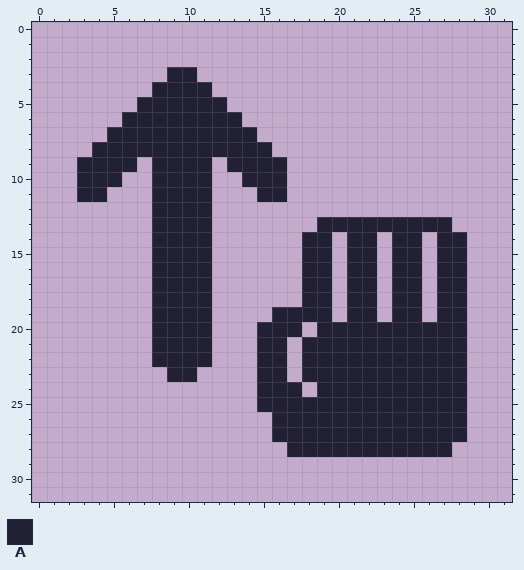
Pixel-art file: assets/scroll_up_hint.aseprite. Above is the file before it was changed.
32x32 pixels, 1 frame.
Palette (. is transparent): A #222034
Pixels before, first column x 3:
 3 ......AA..................
 4 .....AAAA.................
 5 ....AAAAAA................
 6 ...AAAAAAAA...............
 7 ..AAAAAAAAAA..............
 8 .AAAAAAAAAAAA.............
 9 AAAA.AAAA.AAAA............
10 AAA..AAAA..AAA............
11 AA...AAAA...AA............
12 .....AAAA.................
13 .....AAAA.......AAAAAAAAA.
14 .....AAAA......AA.AA.AA.AA
15 .....AAAA......AA.AA.AA.AA
16 .....AAAA......AA.AA.AA.AA
17 .....AAAA......AA.AA.AA.AA
18 .....AAAA......AA.AA.AA.AA
19 .....AAAA....AAAA.AA.AA.AA
20 .....AAAA...AAA.AAAAAAAAAA
21 .....AAAA...AA.AAAAAAAAAAA
22 .....AAAA...AA.AAAAAAAAAAA
23 ......AA....AA.AAAAAAAAAAA
24 ............AAA.AAAAAAAAAA
25 ............AAAAAAAAAAAAAA
26 .............AAAAAAAAAAAAA
27 .............AAAAAAAAAAAAA
28 ..............AAAAAAAAAAA.
After:
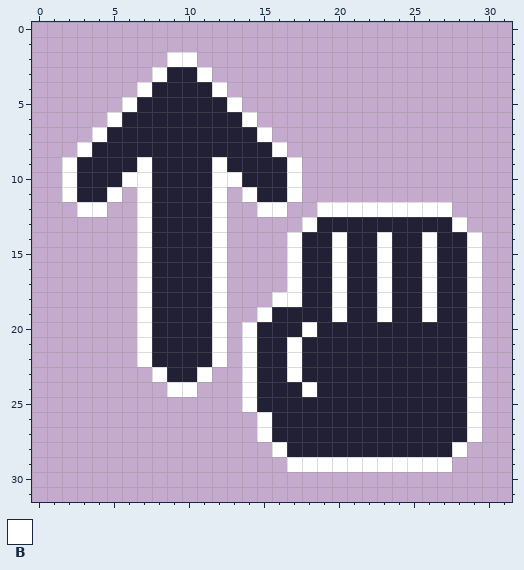
Colours new in this view: B #ffffff
The edit:
layer "Layer 1 Copy" added
layer "Layer 1 Copy Copy" added
layer "Layer 1 Copy Copy Copy" added
layer "Layer 1 Copy Copy Copy Copy" added
y 2: x 9..10 .. -> BB
y 3: x 8 . -> B; x 11 . -> B
y 4: x 7 . -> B; x 12 . -> B
y 5: x 6 . -> B; x 13 . -> B
y 6: x 5 . -> B; x 14 . -> B
y 7: x 4 . -> B; x 15 . -> B
y 8: x 3 . -> B; x 16 . -> B
y 9: x 2 . -> B; x 7 . -> B; x 12 . -> B; x 17 . -> B
y 10: x 2 . -> B; x 6..7 .. -> BB; x 12..13 .. -> BB; x 17 . -> B
y 11: x 2 . -> B; x 5 . -> B; x 7 . -> B; x 12 . -> B; x 14 . -> B; x 17 . -> B
y 12: x 3..4 .. -> BB; x 7 . -> B; x 12 . -> B; x 15..16 .. -> BB; x 19..27 ......... -> BBBBBBBBB
y 13: x 7 . -> B; x 12 . -> B; x 18 . -> B; x 28 . -> B
y 14..17: x 7 . -> B; x 12 . -> B; x 17 . -> B; x 20 . -> B; x 23 . -> B; x 26 . -> B; x 29 . -> B
y 18: x 7 . -> B; x 12 . -> B; x 16..17 .. -> BB; x 20 . -> B; x 23 . -> B; x 26 . -> B; x 29 . -> B
y 19: x 7 . -> B; x 12 . -> B; x 15 . -> B; x 20 . -> B; x 23 . -> B; x 26 . -> B; x 29 . -> B
y 20: x 7 . -> B; x 12 . -> B; x 14 . -> B; x 18 . -> B; x 29 . -> B
y 21..22: x 7 . -> B; x 12 . -> B; x 14 . -> B; x 17 . -> B; x 29 . -> B
y 23: x 8 . -> B; x 11 . -> B; x 14 . -> B; x 17 . -> B; x 29 . -> B
y 24: x 9..10 .. -> BB; x 14 . -> B; x 18 . -> B; x 29 . -> B
y 25: x 14 . -> B; x 29 . -> B
y 26..27: x 15 . -> B; x 29 . -> B
y 28: x 16 . -> B; x 28 . -> B
y 29: x 17..27 ........... -> BBBBBBBBBBB
Boxes around the changes in both pictures, in picture pixels (x1, y1, x2, y2):
added: (62, 52, 482, 472)
